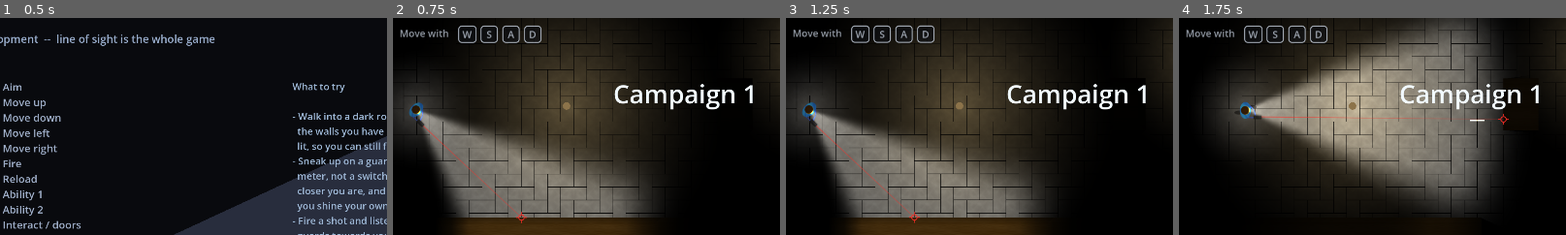
Above: before the commit, frames 1-4 (left to right).
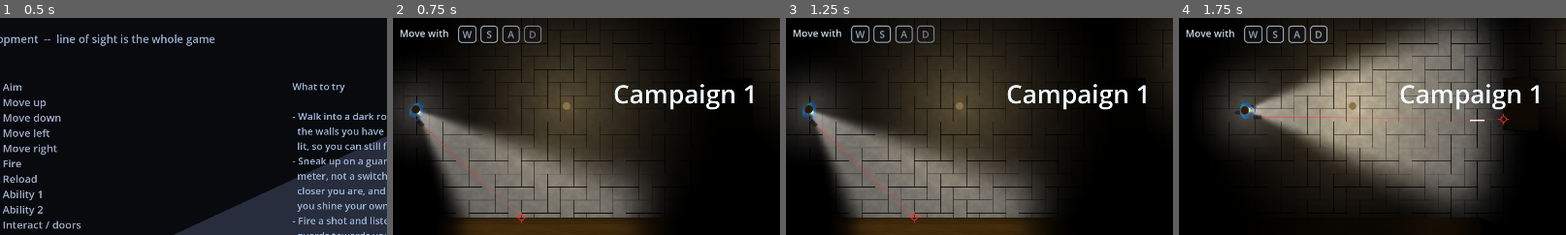
Above: after the commit, the same moments.

Repository: ThunderComplex/irregoulash
Game: Godot game, scene res://src/ui/title_screen.tscn
The game is run twice, just before and just after one commit, with the same random seed, the same clock (stepped at 60 frames per second) and the same inputs.
Inputs (mouse positions are % of the whole screen's width and height, from its top left):
- Up to frame 1 (0.5 s): no input
- Up to frame 2 (0.75 s): click "NEW GAME" at 0.5 s
- Up to frame 3 (1.25 s): no input
- Up to frame 4 (1.75 s): tap Enter (ui_accept) at 1.25, 1.52 s; move the mouse to (72, 45) at 1.27 s; hold D (move_right) from 1.28 s (still down); hold Q (ability_1) from 1.28 s (still down); click (72, 45) at 1.42 s
The pictures show only the part of the screen within x 12-62%, y 21-71%; the shares and areas given below are measured in that part.

Frame 1 is identical in both runs. In frame 2, 0.3% of the frame differs, in the area x 2-39%, y 3-12%; in frame 3, 0.3%; in frame 4, 0.2%.

Commit message:
hints fade with distance

Diff:
--- a/src/levels/hints/floor_text.gd
+++ b/src/levels/hints/floor_text.gd
@@ -4,9 +4,10 @@
 ## Text painted on the floor: a sign, a tutorial line, a joke. Place it anywhere in a level (Add Child
 ## Node > FloorText), type the text in the inspector, rotate and scale it like any node.
 ##
-## It is always visible, lit or not: the level's black fog does not hide it, so it can teach the player
-## something before they have seen the room. It sits on the floor -- under pickups, actors and walls --
-## so anything standing on it covers it, the way real floor paint would.
+## Fog does not hide it, lit or not, so it can teach the player something before they have seen the room;
+## it is distance from the player that fades it (`fade_out_distance`, `invisible_distance`). It sits on
+## the floor -- under pickups, actors and walls -- so anything standing on it covers it, the way real
+## floor paint would.
 ##
 ## See `KeyHint` for a line that shows the key bound to an action.
 
@@ -33,10 +34,20 @@
 	set(value):
 		outline_color = value
 		queue_redraw()
+## Fully visible while the player is within this distance. The fade only happens in game.
+@export_range(0.0, 2000.0, 1.0, "or_greater", "suffix:px") var fade_out_distance: float = 200.0
+## Fully gone once the player is this far away.
+@export_range(0.0, 2000.0, 1.0, "or_greater", "suffix:px") var invisible_distance: float = 400.0
 
 
 func _ready() -> void:
 	setup_floor_canvas(self)
+	# The fade follows the player, so it has to be redrawn as they move. Nothing moves in the editor.
+	set_process(not Engine.is_editor_hint())
+
+
+func _process(_delta: float) -> void:
+	queue_redraw()
 
 
 ## The draw settings both floor hints share: on the floor's depth, and unaffected by the fog.
@@ -51,7 +62,28 @@
 
 
 func _draw() -> void:
-	draw_centered_lines(self, text, font_size, color, outline_size, outline_color, Vector2.ZERO)
+	var fade: float = distance_fade(self, fade_out_distance, invisible_distance)
+	draw_centered_lines(self, text, font_size, faded(color, fade), outline_size, faded(outline_color, fade),
+		Vector2.ZERO)
+
+
+## How visible a floor hint is, from 1 near the player to 0 far away. Always 1 with no living player to
+## measure from, which includes the editor.
+static func distance_fade(item: Node2D, fade_out: float, invisible: float) -> float:
+	if Engine.is_editor_hint():
+		return 1.0
+	var player: Player = GameDirector.valid_player()
+	if player == null or player.is_dead():
+		return 1.0
+	var distance: float = item.global_position.distance_to(player.global_position)
+	# No fade band to divide by: a hard cut at the distance.
+	if invisible <= fade_out:
+		return 1.0 if distance <= fade_out else 0.0
+	return 1.0 - clampf((distance - fade_out) / (invisible - fade_out), 0.0, 1.0)
+
+
+static func faded(base: Color, fade: float) -> Color:
+	return Color(base, base.a * fade)
 
 
 ## Draws `text` line by line, each line centred horizontally on `center.x`, the whole block centred
--- a/src/levels/hints/key_hint.gd
+++ b/src/levels/hints/key_hint.gd
@@ -6,8 +6,8 @@
 ## player's own binding, and the pad button once they pick up a controller, so a rebind can never leave
 ## a hint lying about the keys.
 ##
-## In the editor it shows the default keyboard binding. Always visible and drawn on the floor, like
-## `FloorText`.
+## In the editor it shows the default keyboard binding. Drawn on the floor, unhidden by fog and faded by
+## distance from the player, like `FloorText`.
 
 const GameInputScript: GDScript = preload("res://src/autoload/game_input.gd")
 ## Actions not offered in the inspector besides the cheats: the right stick's four directions (aim is
@@ -49,6 +49,10 @@
 	set(value):
 		outline_color = value
 		queue_redraw()
+## Fully visible while the player is within this distance. The fade only happens in game.
+@export_range(0.0, 2000.0, 1.0, "or_greater", "suffix:px") var fade_out_distance: float = 200.0
+## Fully gone once the player is this far away.
+@export_range(0.0, 2000.0, 1.0, "or_greater", "suffix:px") var invisible_distance: float = 400.0
 
 
 func _validate_property(property: Dictionary) -> void:
@@ -67,10 +71,12 @@
 
 func _ready() -> void:
 	FloorText.setup_floor_canvas(self)
-	if Engine.is_editor_hint():
-		return
-	GameInput.bindings_changed.connect(queue_redraw)
-	GameInput.device_changed.connect(func(_gamepad: bool) -> void: queue_redraw())
+	# Redrawing every frame for the fade also picks up a rebind or a switch to the gamepad.
+	set_process(not Engine.is_editor_hint())
+
+
+func _process(_delta: float) -> void:
+	queue_redraw()
 
 
 ## What the cap says right now: the live binding in game, the default keyboard binding in the editor.
@@ -87,6 +93,9 @@
 
 
 func _draw() -> void:
+	var fade: float = FloorText.distance_fade(self, fade_out_distance, invisible_distance)
+	var ink: Color = FloorText.faded(color, fade)
+	var edge: Color = FloorText.faded(outline_color, fade)
 	var font: Font = ThemeDB.fallback_font
 	var key: String = key_text()
 	var key_width: float = font.get_string_size(key, HORIZONTAL_ALIGNMENT_LEFT, -1, font_size).x
@@ -101,13 +110,13 @@
 	var cap := Rect2(-(cap_width + text_width) * 0.5, -cap_height * 0.5, cap_width, cap_height)
 
 	var box := StyleBoxFlat.new()
-	box.bg_color = cap_color
-	box.border_color = color
+	box.bg_color = FloorText.faded(cap_color, fade)
+	box.border_color = ink
 	box.set_border_width_all(maxi(1, int(round(float(font_size) / 10.0))))
 	box.set_corner_radius_all(int(round(cap_height * 0.2)))
 	box.anti_aliasing = true
 	draw_style_box(box, cap)
-	FloorText.draw_centered_lines(self, key, font_size, color, 0, outline_color, cap.get_center())
+	FloorText.draw_centered_lines(self, key, font_size, ink, 0, edge, cap.get_center())
 	if not text.is_empty():
-		FloorText.draw_centered_lines(self, text, font_size, color, outline_size, outline_color,
+		FloorText.draw_centered_lines(self, text, font_size, ink, outline_size, edge,
 			Vector2(cap.end.x + gap + (text_width - gap) * 0.5, 0.0))
--- a/src/levels/level_campaign_01.tscn
+++ b/src/levels/level_campaign_01.tscn
@@ -37,6 +37,12 @@
 source_geometry_group_name = &"wall"
 agent_radius = 18.0
 
+[sub_resource type="CanvasItemMaterial" id="CanvasItemMaterial_i28rg"]
+light_mode = 1
+
+[sub_resource type="CanvasItemMaterial" id="CanvasItemMaterial_x1511"]
+light_mode = 1
+
 [sub_resource type="CanvasItemMaterial" id="CanvasItemMaterial_m2amb"]
 light_mode = 1
 
@@ -44,12 +50,6 @@
 light_mode = 1
 
 [sub_resource type="CanvasItemMaterial" id="CanvasItemMaterial_p4poh"]
-light_mode = 1
-
-[sub_resource type="CanvasItemMaterial" id="CanvasItemMaterial_idjos"]
-light_mode = 1
-
-[sub_resource type="CanvasItemMaterial" id="CanvasItemMaterial_fp6ow"]
 light_mode = 1
 
 [node name="LevelCampaign" type="Node2D" unique_id=60981112]
@@ -235,34 +235,35 @@
 [node name="FloorText" parent="Hints" unique_id=304759490 instance=ExtResource("10_lxqdr")]
 z_index = -4
 z_as_relative = false
-material = SubResource("CanvasItemMaterial_m2amb")
+material = SubResource("CanvasItemMaterial_i28rg")
 position = Vector2(206, 173)
 text = "Move with"
+color = Color(0.82, 0.86, 0.92, 1)
 
 [node name="KeyHint" parent="Hints" unique_id=1944429786 instance=ExtResource("11_i28rg")]
 z_index = -4
 z_as_relative = false
-material = SubResource("CanvasItemMaterial_b6jfj")
+material = SubResource("CanvasItemMaterial_x1511")
 position = Vector2(285, 175)
 action = "move_up"
 
 [node name="KeyHint2" parent="Hints" unique_id=1988082060 instance=ExtResource("11_i28rg")]
 z_index = -4
 z_as_relative = false
-material = SubResource("CanvasItemMaterial_p4poh")
+material = SubResource("CanvasItemMaterial_m2amb")
 position = Vector2(325, 175)
 action = "move_down"
 
 [node name="KeyHint3" parent="Hints" unique_id=112344670 instance=ExtResource("11_i28rg")]
 z_index = -4
 z_as_relative = false
-material = SubResource("CanvasItemMaterial_idjos")
+material = SubResource("CanvasItemMaterial_b6jfj")
 position = Vector2(365, 175)
 action = "move_left"
 
 [node name="KeyHint4" parent="Hints" unique_id=485496672 instance=ExtResource("11_i28rg")]
 z_index = -4
 z_as_relative = false
-material = SubResource("CanvasItemMaterial_fp6ow")
+material = SubResource("CanvasItemMaterial_p4poh")
 position = Vector2(405, 175)
 action = "move_right"
Not shown: 2 places in src/levels/level_campaign_01.tscn that only renumber resources
Not shown, changed: docs/LEVEL_AUTHORING.md
